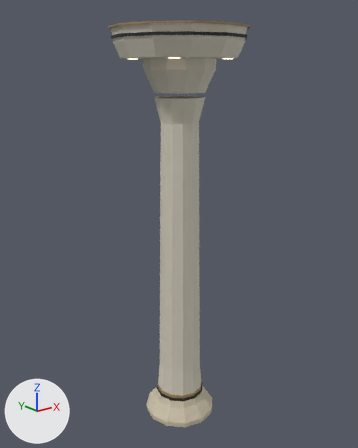
The glTF model BlenderCatalogue/assets/structural_hospitality/exports/AST-STR-001-H826.glb, before and after one commit.
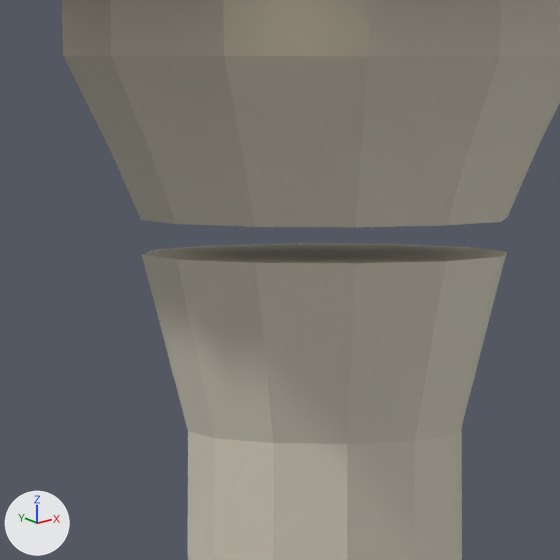
Each version is shown whole from a 50 mm lens placed at (-6.18, -7.69, 7.52), pointed at (0.04, 0.08, 4.41), then close up on the part from 37% to 59% of the width and 14% to 31% of the height. Arrows for +X, +Y and +Z are at lower left; the lights stay in place. The last two pictures show the newer version. Vertices at exactly the same position are counted once.

The first close-up shows 'STR_Capital', 'STR_TaperedShaft'.
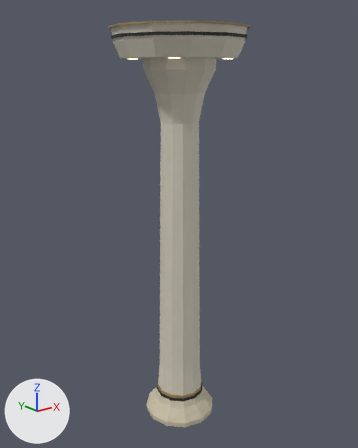
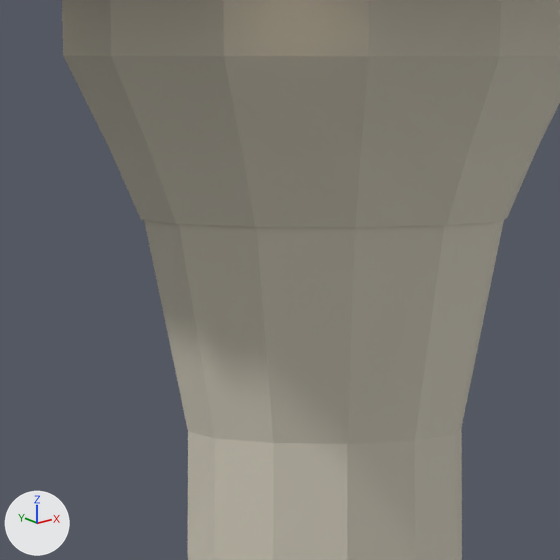
What differs and where, as boxes [x1, y1, x2, y2] in the close-ups (560 x 560 px; the box of a moved part takes in the faces that stretch with it):
```json
{"object": "STR_TaperedShaft", "change": "reshaped", "before": [142, 243, 507, 560], "after": [144, 220, 504, 560]}
{"part": 1, "of": "me_str_taperedshaft", "change": "moved or reshaped", "before": [142, 243, 507, 423], "after": [144, 220, 504, 423]}
```

Scene script edits in JSON lines:
```json
{"block": "me_str_taperedshaft", "where": "# used by ob_str_taperedshaft; location = (0.0, 0.0, 0.0)"}
{"op": "remove", "block": "me_str_taperedshaft", "code": "me_str_taperedshaft.from_pydata(...)  # 48 vertices, 92 faces; spans x -0.51..0.51, y -0.51..0.51, z 0.54..7.0"}
{"op": "add", "block": "me_str_taperedshaft", "code": "me_str_taperedshaft.from_pydata(...)  # 48 vertices, 92 faces; spans x -0.51..0.51, y -0.51..0.51, z 0.54..7.13"}
{"block": "me_str_taperedshaft", "change": "me_str_taperedshaft part 1: all 12 vertices in x -0.5..0.5, y -0.5..0.5, z 7.0 are moved by (0.0, 0.0, 0.13)"}
```
